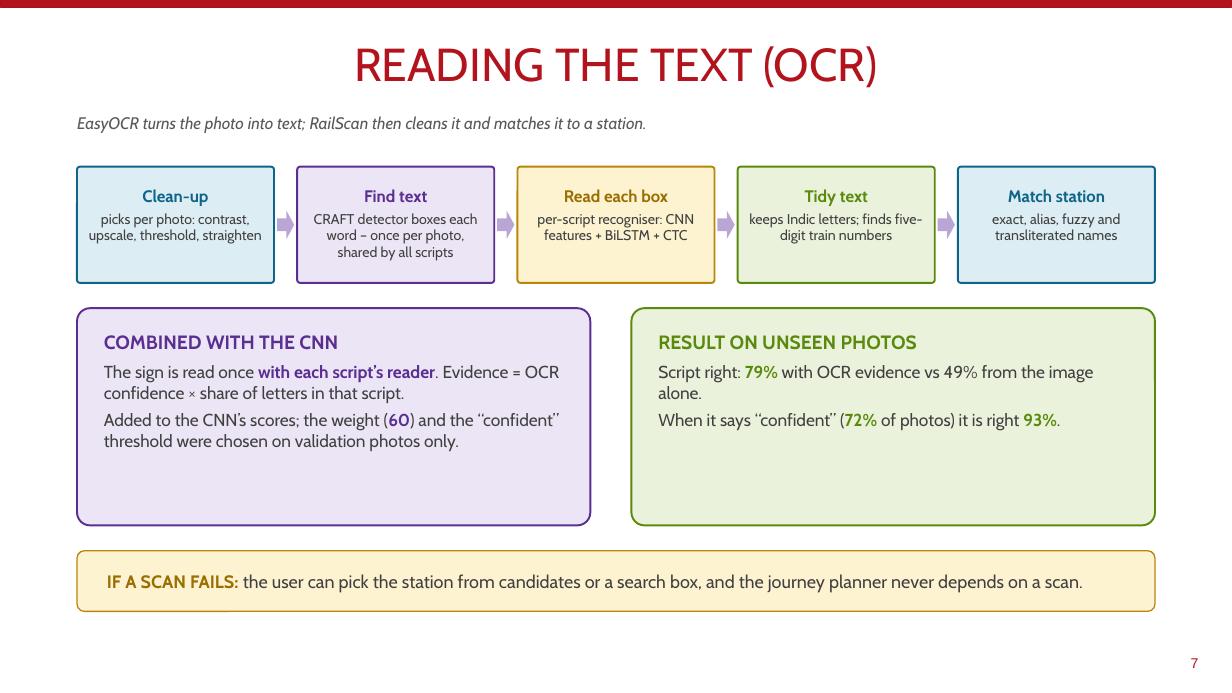
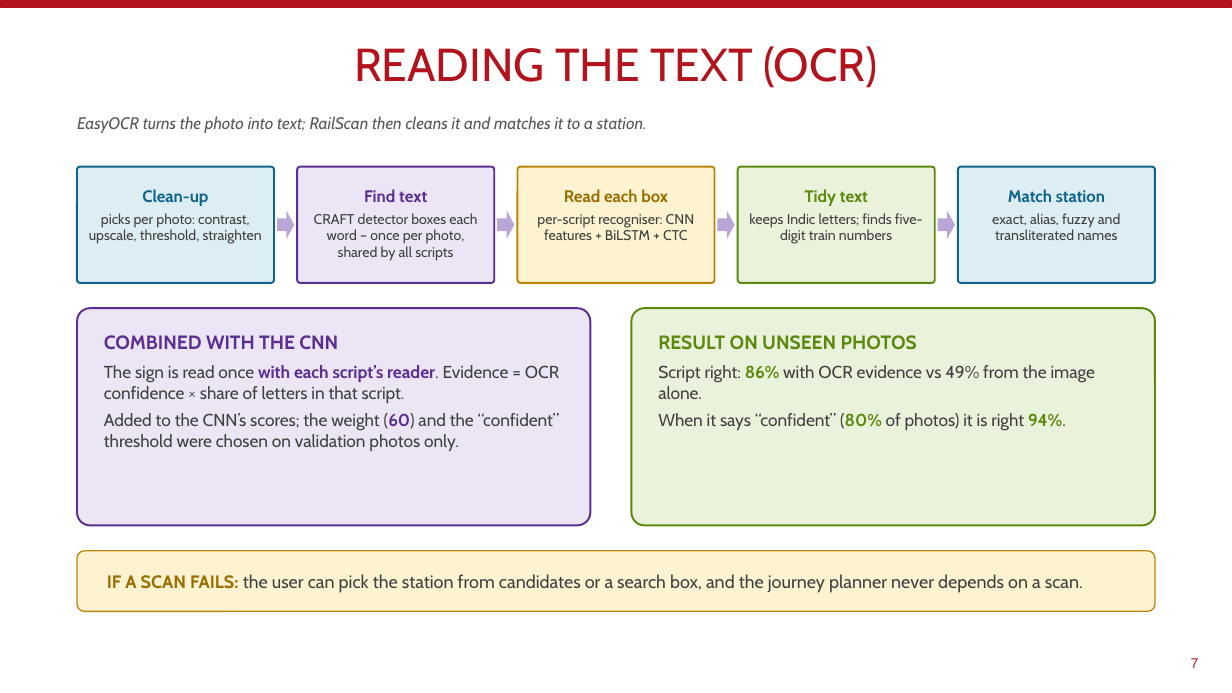
Before and after one commit to ishitadey955/railscan, a slide deck: slide 7 of docs/RailScan_overview.pptx. Drawn at 1232x693 pixels with LibreOffice and Linux fonts; fonts in the diff are those of the drawing. Boxes give left, top, right and bottom in pixels: in the first picture for what was removed or moved away, otherwise in the second. Text is boxed around its words. In the diff, an @@ line names an element or a change of style, - is before the commit and + after.

Commit message:
Script detection: faint OCR readings count as evidence (test accuracy 79.2% -> 86.3%)

```diff
--- a/docs/RailScan_overview.pptx
+++ b/docs/RailScan_overview.pptx
@@ text in rounded rectangle at (x1=658, y1=365, x2=1096, y2=431): text changed @@
-Script right: 79% with OCR evidence vs 49% from the image alone.
-When it says “confident” (72% of photos) it is right 93%.
+Script right: 86% with OCR evidence vs 49% from the image alone.
+When it says “confident” (80% of photos) it is right 94%.
```
Also in this commit, not shown: 9 other files.
